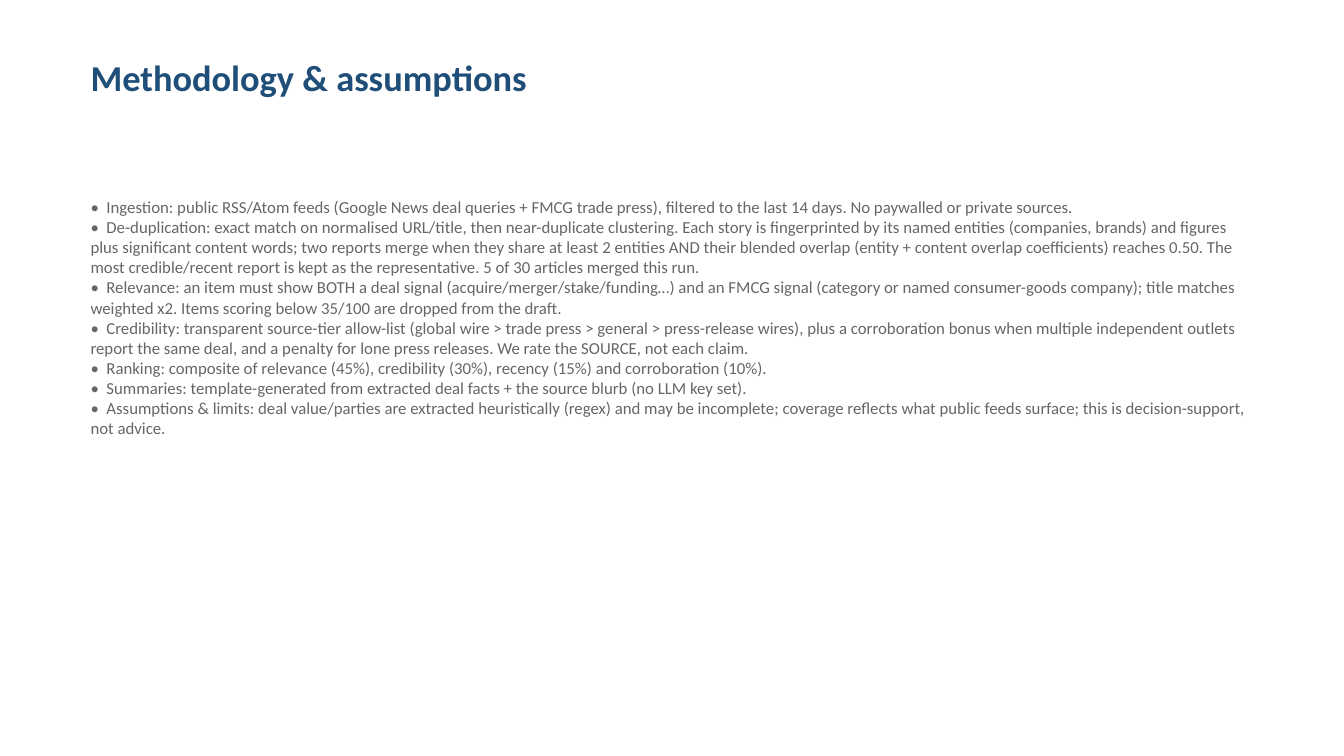
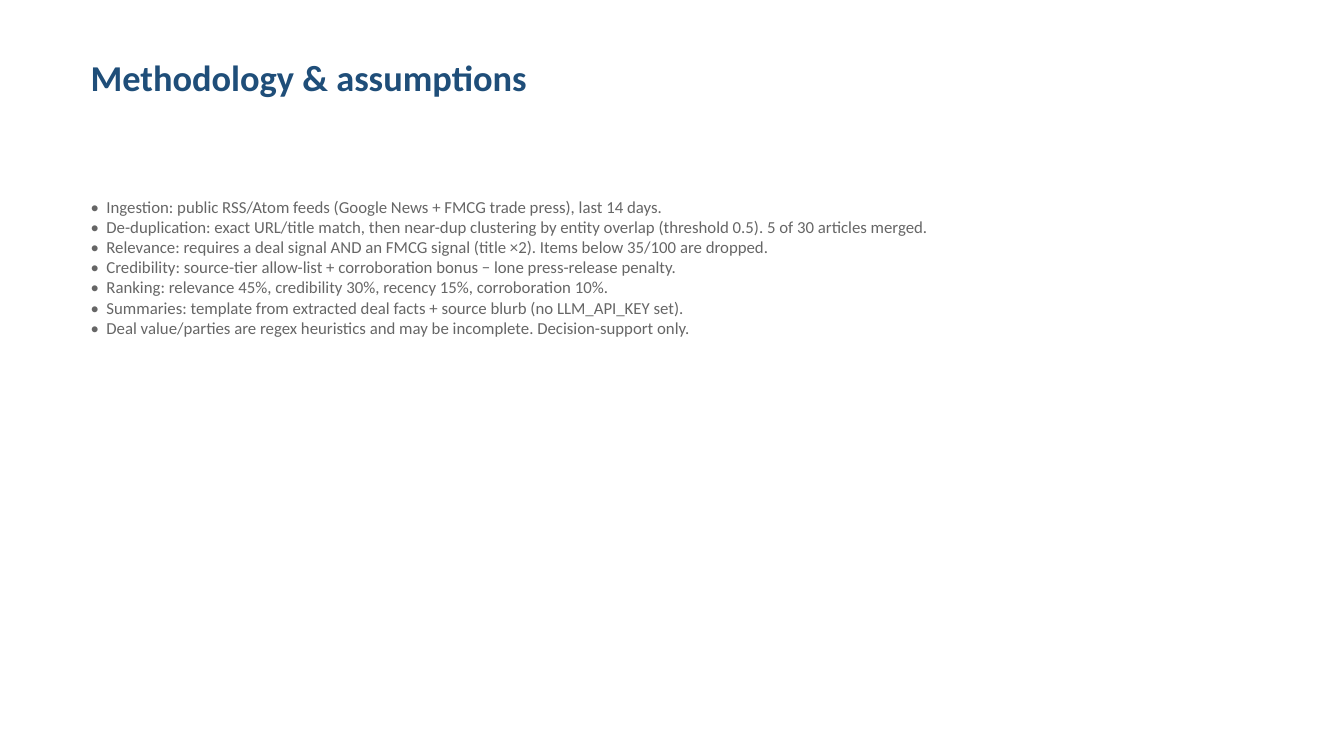
Before and after one commit to Aviral-77/beroni, a slide deck: slide 9 of data/outputs/fmcg_newsletter_20260621.pptx. Drawn at 1344x756 pixels with LibreOffice and Linux fonts; fonts in the diff are those of the drawing. Boxes give left, top, right and bottom in pixels: in the first picture for what was removed or moved away, otherwise in the second. Text is boxed around its words. In the diff, an @@ line names an element or a change of style, - is before the commit and + after.

```diff
--- a/data/outputs/fmcg_newsletter_20260621.pptx
+++ b/data/outputs/fmcg_newsletter_20260621.pptx
@@ text at (106, 201, 928, 337): text changed @@
-• Ingestion: public RSS/Atom feeds (Google News deal queries + FMCG trade press), filtered to the last 14 days. No paywalled or private sources.
-• De-duplication: exact match on normalised URL/title, then near-duplicate clustering. Each story is fingerprinted by its named entities (companies, brands) and figures plus significant content words; two reports merge when they share at least 2 entities AND their blended overlap (entity + content overlap coefficients) reaches 0.50. The most credible/recent report is kept as the representative. 5 of 30 articles merged this run.
-• Relevance: an item must show BOTH a deal signal (acquire/merger/stake/funding…) and an FMCG signal (category or named consumer-goods company); title matches weighted x2. Items scoring below 35/100 are dropped from the draft.
-• Credibility: transparent source-tier allow-list (global wire > trade press > general > press-release wires), plus a corroboration bonus when multiple independent outlets report the same deal, and a penalty for lone press releases. We rate the SOURCE, not each claim.
-• Ranking: composite of relevance (45%), credibility (30%), recency (15%) and corroboration (10%).
-• Summaries: template-generated from extracted deal facts + the source blurb (no LLM key set).
-• Assumptions & limits: deal value/parties are extracted heuristically (regex) and may be incomplete; coverage reflects what public feeds surface; this is decision-support, not advice.
+• Ingestion: public RSS/Atom feeds (Google News + FMCG trade press), last 14 days.
+• De-duplication: exact URL/title match, then near-dup clustering by entity overlap (threshold 0.5). 5 of 30 articles merged.
+• Relevance: requires a deal signal AND an FMCG signal (title ×2). Items below 35/100 are dropped.
+• Credibility: source-tier allow-list + corroboration bonus − lone press-release penalty.
+• Ranking: relevance 45%, credibility 30%, recency 15%, corroboration 10%.
+• Summaries: template from extracted deal facts + source blurb (no LLM_API_KEY set).
+• Deal value/parties are regex heuristics and may be incomplete. Decision-support only.
```
Also in this commit, not shown: 1 other slide changed, 22 other files.
